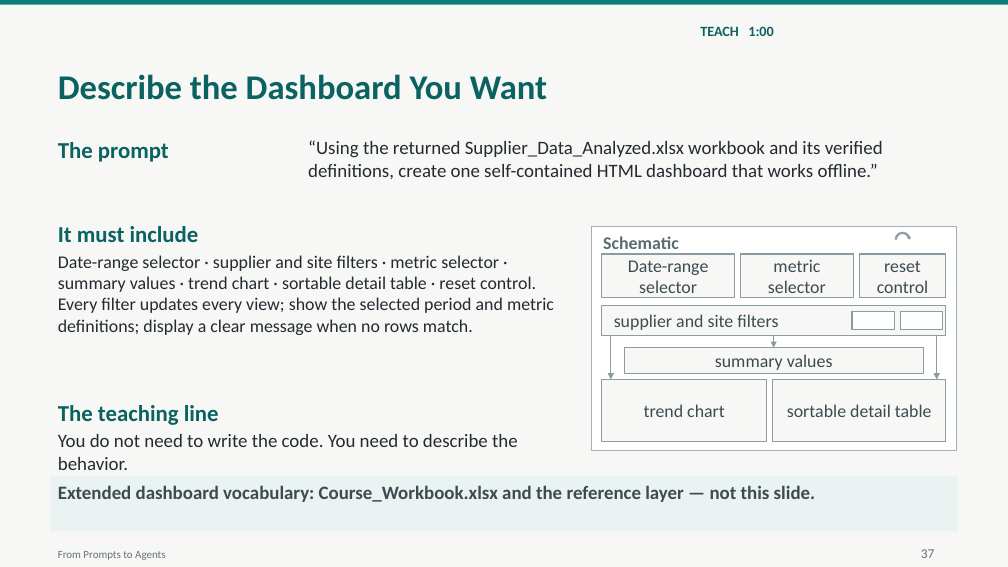
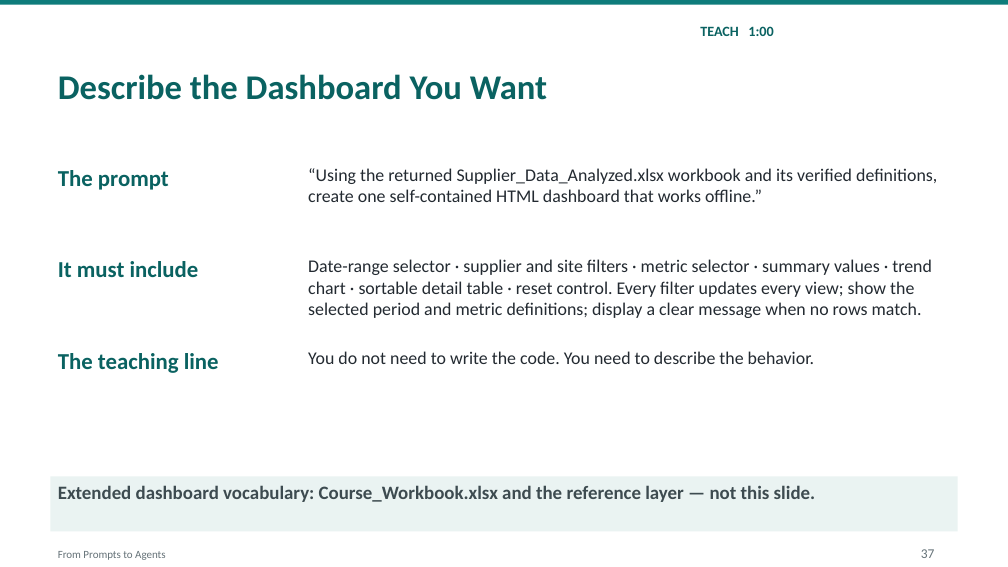
Before and after one commit to naviero1/Claude-Works, a slide deck: slide 37 of ai-training-prompt-engineering/notes/visual-polish/pilot/From_Prompts_to_Agents_Visual_Pilot_v01.pptx. Drawn at 1008x567 pixels with LibreOffice and Linux fonts; fonts in the diff are those of the drawing. Boxes give left, top, right and bottom in pixels: in the first picture for what was removed or moved away, otherwise in the second. Text is boxed around its words. In the diff, an @@ line names an element or a change of style, - is before the commit and + after.

```diff
--- a/ai-training-prompt-engineering/notes/visual-polish/pilot/From_Prompts_to_Agents_Visual_Pilot_v01.pptx
+++ b/ai-training-prompt-engineering/notes/visual-polish/pilot/From_Prompts_to_Agents_Visual_Pilot_v01.pptx
@@ background #F7F8F6 to #FFFFFF @@
@@ text "The prompt": place and size @@
-text "The prompt" at box(58, 142, 169, 162)
+text "The prompt" at box(58, 170, 169, 190)
@@ text "“Using the returned Supplier_Data_Analyzed.xlsx workbook ...": place and size @@
-text "“Using the returned Supplier_Data_Analyzed.xlsx workbook ..." at box(308, 140, 883, 179)
+text "“Using the returned Supplier_Data_Analyzed.xlsx workbook ..." at box(308, 168, 937, 202)
@@ text "“Using the returned Supplier_Data_Analyzed.xlsx workbook ..." at box(308, 168, 937, 202): size 18 to 17 pt @@
@@ rectangle removed at box(591, 227, 957, 451) @@
@@ text removed at box(603, 236, 679, 254) @@
-Schematic
@@ circular arrow removed at box(894, 231, 912, 249) @@
@@ text "It must include": place and size @@
-text "It must include" at box(58, 226, 199, 242)
+text "It must include" at box(58, 261, 199, 277)
@@ text "Date-range selector · supplier and ..." rewrapped from box(58, 255, 554, 335) to box(308, 259, 932, 318) @@
@@ rectangle removed at box(602, 254, 735, 298) @@
@@ text removed at box(628, 260, 709, 298) @@
-Date-range selector
@@ rectangle removed at box(741, 254, 854, 298) @@
@@ text removed at box(768, 260, 826, 298) @@
-metric selector
@@ rectangle removed at box(860, 254, 946, 298) @@
@@ text removed at box(877, 260, 929, 298) @@
-reset control
@@ rectangle removed at box(602, 306, 946, 336) @@
@@ text removed at box(614, 314, 778, 330) @@
-supplier and site filters
@@ rectangle removed at box(852, 312, 895, 330) @@
@@ rectangle removed at box(901, 312, 943, 330) @@
@@ text "The teaching line": place and size @@
-text "The teaching line" at box(58, 405, 219, 425)
+text "The teaching line" at box(58, 353, 219, 373)
@@ text "You do not need to ..." at box(308, 351, 814, 364): size 18 to 17 pt @@
@@ text "You do not need to ...": place and size @@
-text "You do not need to ..." at box(58, 434, 518, 470)
+text "You do not need to ..." at box(308, 351, 814, 364)
@@ arrow removed from (611, 336) to (611, 380) @@
@@ rectangle removed at box(625, 348, 923, 374) @@
@@ text removed at box(715, 354, 833, 370) @@
-summary values
@@ arrow removed from (774, 336) to (774, 348) @@
@@ arrow removed from (937, 336) to (937, 380) @@
@@ rectangle removed at box(602, 380, 767, 442) @@
@@ rectangle removed at box(773, 380, 946, 442) @@
@@ text removed at box(644, 404, 725, 417) @@
-trend chart
@@ text removed at box(787, 404, 932, 417) @@
-sortable detail table
```
Also in this commit, not shown: 1 other slide changed, 11 other files.
